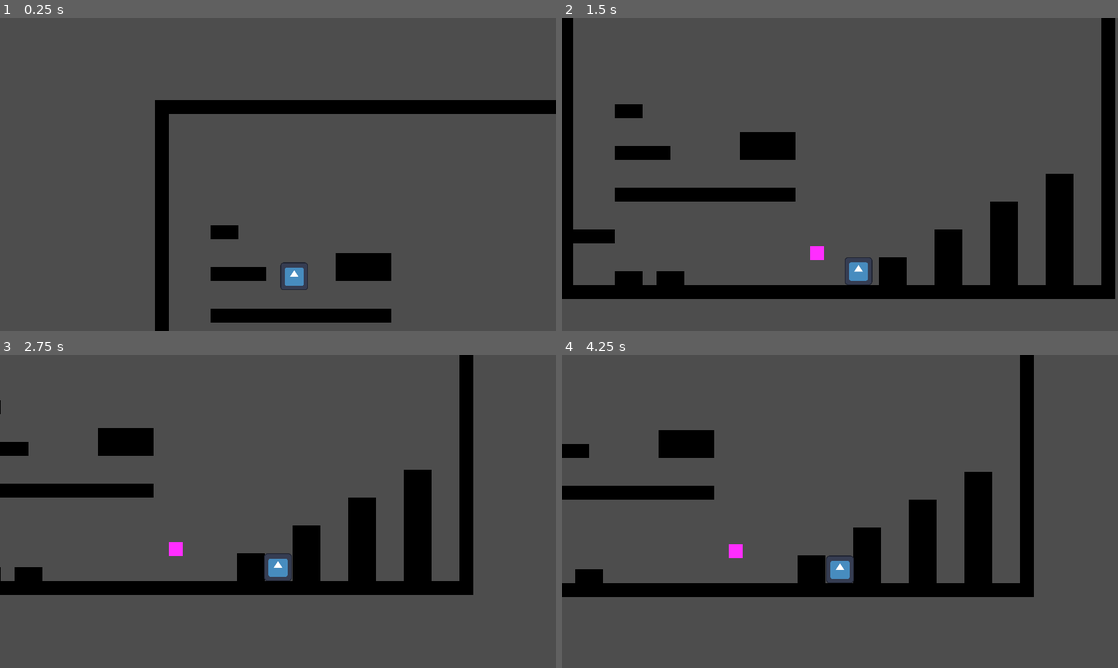
Above: before the commit, frames 1-4 (two rows, left to right).
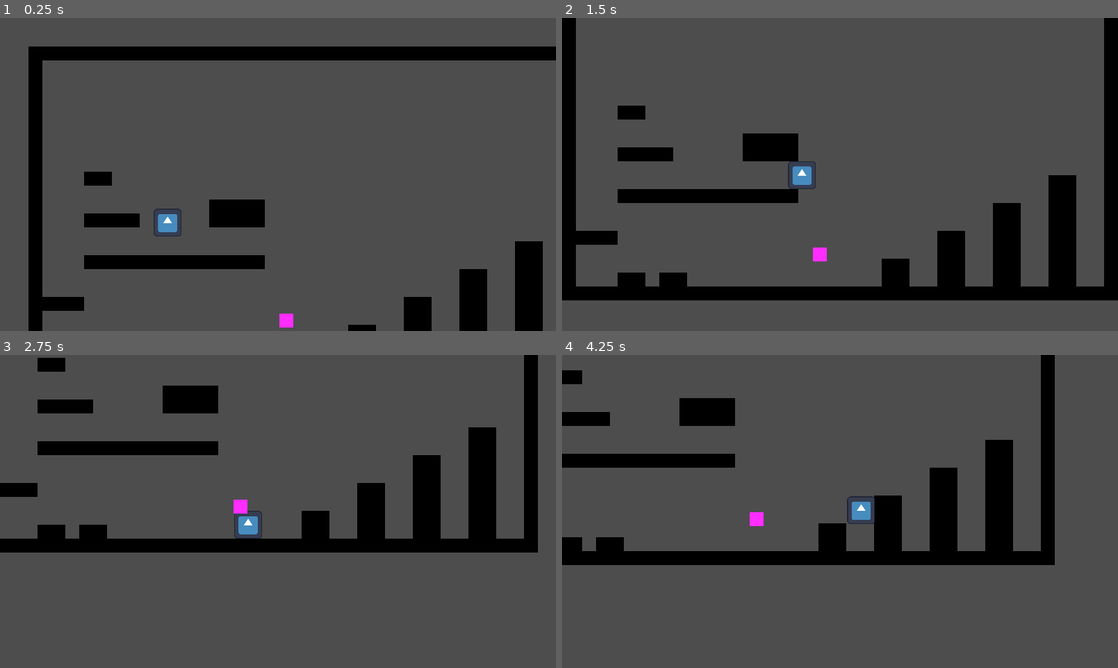
Above: after the commit, the same moments.

Repository: diego-escalante/GO2023-GrapplePack
Game: Godot game, scene res://world/world.tscn
The game is run twice, just before and just after one commit, with the same random seed, the same clock (stepped at 60 frames per second) and the same inputs. The engine's default icon, where the game draws it, is replaced by a stand-in: a white triangle on a blue panel in a dark square.
Inputs (mouse positions are in pixels of both pictures, inside the frame that each line leads up to):
- Up to frame 1 (0.25 s): no input
- Up to frame 2 (1.5 s): tap Enter at 0.5 s; move the mouse to (962, 158) at 0.52 s; hold D (right) from 0.53 s (still down); click (962, 158) at 0.6 s; tap W (jump) at 0.77 s; move the mouse to (728, 190) at 1.27 s; click (728, 190) at 1.35 s
- Up to frame 3 (2.75 s): tap W (jump) at 1.52 s; move the mouse to (333, 442) at 2.02 s; release D (right) at 2.03 s; hold A (left) from 2.03 s (still down); click (333, 442) at 2.1 s
- Up to frame 4 (4.25 s): move the mouse to (812, 574) at 2.77 s; release A (left) at 2.78 s; hold D (right) from 2.78 s (still down); click (812, 574) at 2.85 s; tap W (jump) at 3.02, 3.77 s; move the mouse to (1006, 558) at 3.52 s; click (1006, 558) at 3.6 s

The runs differ from the first frame. In frame 1, 21% of the frame differs, in the area x 5-100%, y 9-100%; in frame 2, 4.5%; in frame 3, 21%; in frame 4, 23%, in the area x 0-89%, y 0-78%.

Commit message:
Don't use following_camera_2d for now leverage built-in godot camera features for now, custom stuff can come later as needed

Diff:
--- a/world/world.tscn
+++ b/world/world.tscn
@@ -3,7 +3,7 @@
 [ext_resource type="Texture2D" uid="uid://dm4tr58un6aml" path="res://16x16.png" id="1_uhlyf"]
 [ext_resource type="PackedScene" uid="uid://blwf38bh4id4k" path="res://player/player.tscn" id="2_6deeh"]
 [ext_resource type="PackedScene" uid="uid://cujqblnawqesf" path="res://objects/grapple_area/grapple_area.tscn" id="3_3k67p"]
-[ext_resource type="PackedScene" uid="uid://dwxndvq5w4qsf" path="res://camera/Camera.tscn" id="4_7gjvb"]
+[ext_resource type="Script" path="res://camera/shaking_camera_2d.gd" id="5_ygp26"]
 
 [sub_resource type="TileSetAtlasSource" id="TileSetAtlasSource_r0j2w"]
 texture = ExtResource("1_uhlyf")
@@ -36,6 +36,9 @@
 [node name="Player" parent="." instance=ExtResource("2_6deeh")]
 position = Vector2(160, 112)
 
+[node name="RemoteTransform2D" type="RemoteTransform2D" parent="Player"]
+remote_path = NodePath("../../Camera")
+
 [node name="GrappleArea" parent="." instance=ExtResource("3_3k67p")]
 position = Vector2(250, 100)
 
@@ -62,5 +65,13 @@
 shape = SubResource("RectangleShape2D_wa8tp")
 one_way_collision = true
 
-[node name="Camera" parent="." node_paths=PackedStringArray("target") instance=ExtResource("4_7gjvb")]
-target = NodePath("../Player")
+[node name="Camera" type="Camera2D" parent="."]
+position = Vector2(160, 112)
+ignore_rotation = false
+limit_left = 0
+limit_smoothed = true
+position_smoothing_enabled = true
+position_smoothing_speed = 6.0
+editor_draw_limits = true
+editor_draw_drag_margin = true
+script = ExtResource("5_ygp26")
Not shown: 1 places in camera/Camera.tscn that only renumber resources
